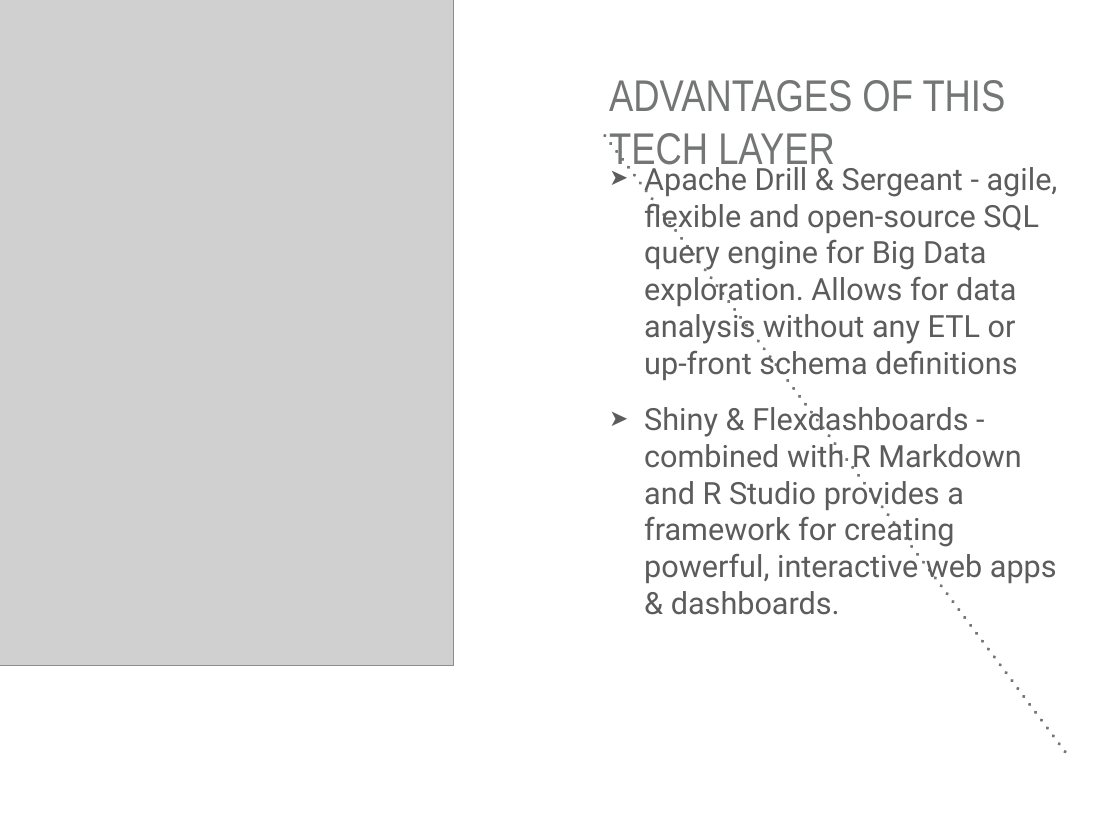
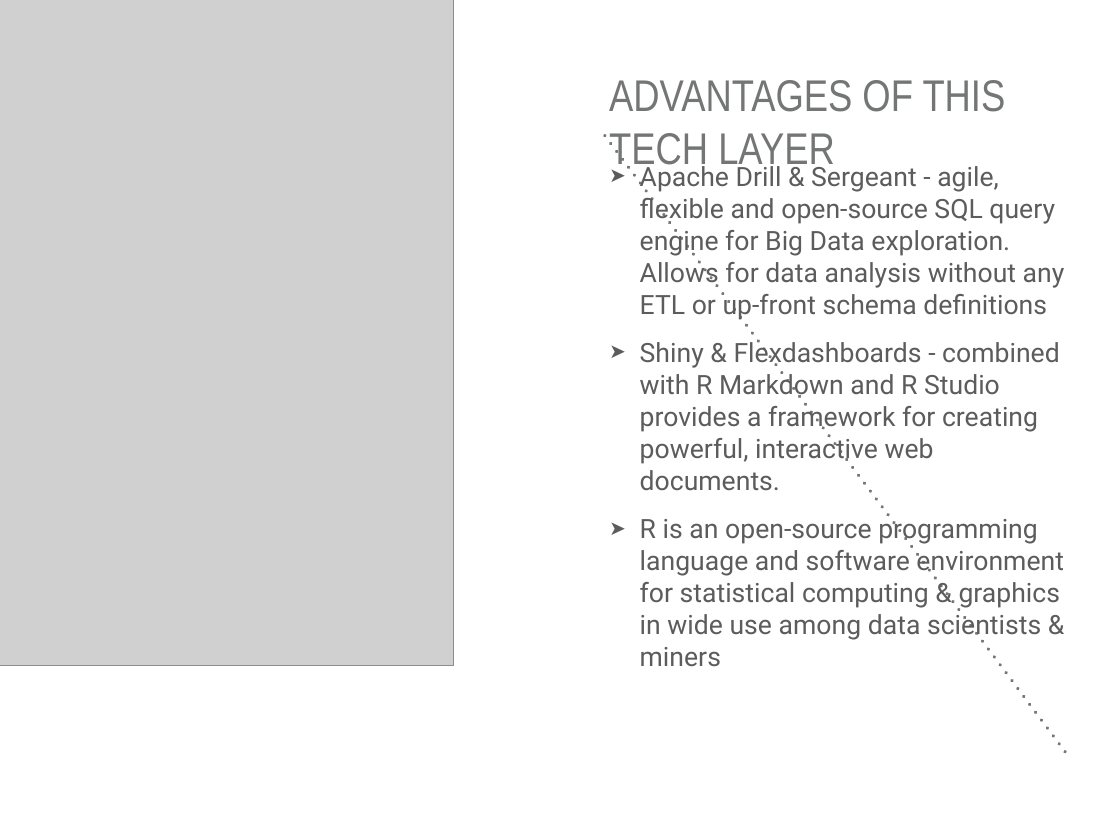
Before and after one commit to mgd1984/Yelp-Analytics-Dashboard, a slide deck: slide 8 of Yelp Biz Ops Dashboard Presentation .pptx. Drawn at 1120x840 pixels with LibreOffice and Linux fonts; fonts in the diff are those of the drawing; grey boxes stand for pictures. Boxes give left, top, right and bottom in pixels: in the first picture for what was removed or moved away, otherwise in the second. Text is boxed around its words. In the diff, an @@ line names an element or a change of style, - is before the commit and + after.

Commit message:
updated Biz Ops Dashboard Slide Decks (in both formats)

```diff
--- a/Yelp Biz Ops Dashboard Presentation .pptx
+++ b/Yelp Biz Ops Dashboard Presentation .pptx
@@ text at <box>640,161,1065,320</box>: size 28 to 24.4 pt in "Apache Drill & Sergeant - agile, flexible ..."; indent changed; less space between paragraphs @@
@@ text at <box>640,339,1064,667</box>: text changed; size 28 to 24.4 pt @@
-➤ Shiny & Flexdashboards - combined with R Markdown and R Studio provides a framework for creating powerful, interactive web apps & dashboards.
+➤ Shiny & Flexdashboards - combined with R Markdown and R Studio provides a framework for creating powerful, interactive web documents.
+➤ R is an open-source programming language and software environment for statistical computing & graphics in wide use among data scientists & miners
```
Also in this commit, not shown: 1 other slide changed, 5 slides added, 3 slides removed, 1 other file.
